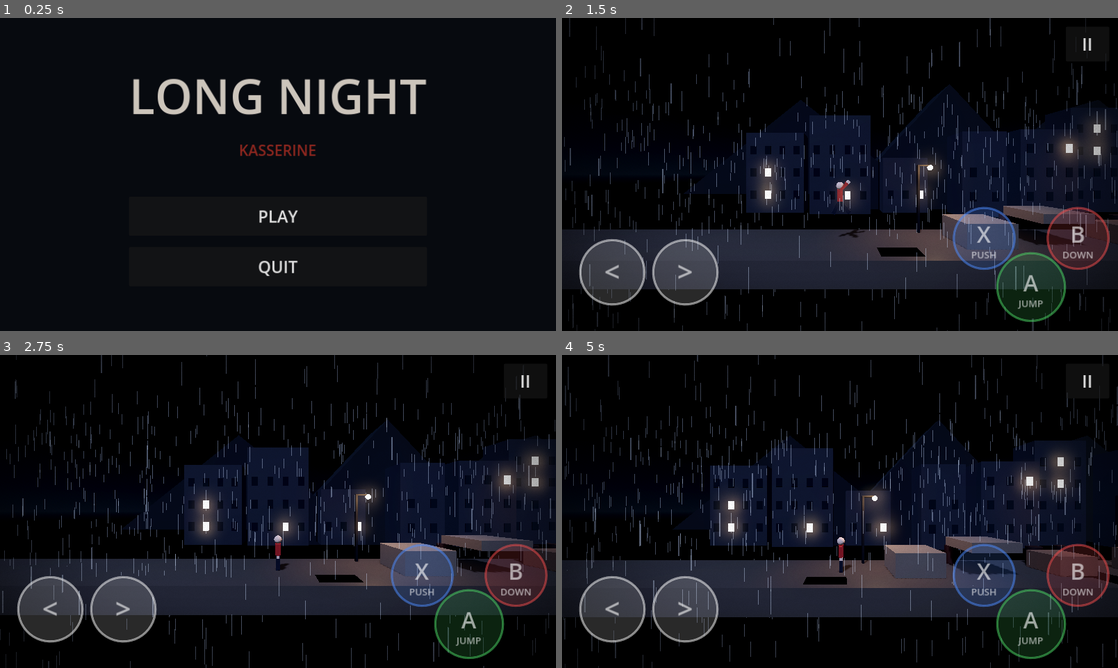
Above: before the commit, frames 1-4 (two rows, left to right).
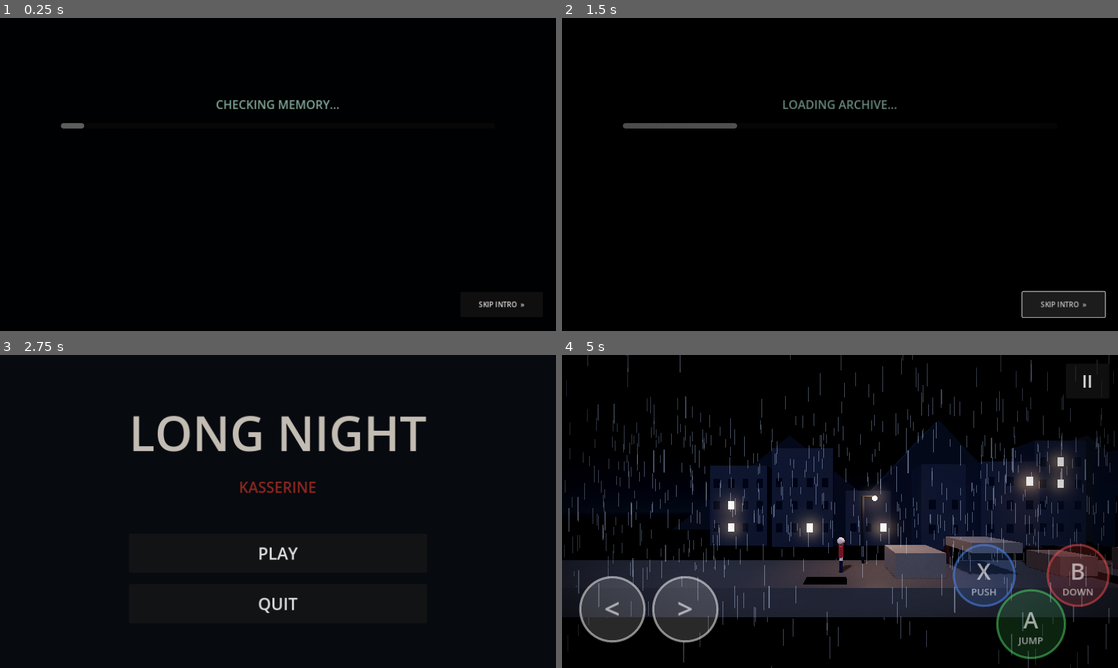
Above: after the commit, the same moments.

Repository: Gass-OS/long-night
Game: Godot game, scene res://intro.tscn
Two runs of this game, one before a commit and one after it. Both use one fixed random seed, a clock stepped at 60 frames per second and the inputs below. Before the commit the project starts from res://menu.tscn.
Inputs (mouse positions are in pixels of both pictures, inside the frame that each line leads up to):
- Up to frame 1 (0.25 s): no input
- Up to frame 2 (1.5 s): click (840, 215) at 0.5 s, where only the run before the commit has a clickable "PLAY"; click (1062, 305) at 1.25 s, where only the run after the commit has a clickable "SKIP INTRO »"
- Up to frame 3 (2.75 s): click (500, 642) at 2 s, where only the run after the commit has a clickable "SKIP INTRO »"
- Up to frame 4 (5 s): click (840, 552) at 2.75 s, where only the run after the commit has a clickable "PLAY"; move the mouse to (962, 495) at 3.52 s; hold Right 3.53-4.25 s; hold E 3.53-4.25 s; click (962, 495) at 3.67 s; tap Space at 3.77 s; drag from (728, 527) to (812, 574) at 4.27 s

The runs differ from the first frame. In frame 1, 3.6% of the frame differs, in the area x 10-95%, y 19-93%; in frame 2, 41%, in the area x 0-100%, y 0-100%; in frame 3, 35%; in frame 4, 6.3%.

Commit message:
Step 8: cinematic 1980 Kasserine horror intro

Diff:
--- /dev/null
+++ b/intro.gd
@@ -0,0 +1,257 @@
+extends Control
+
+var transitioning := false
+var narration_player: AudioStreamPlayer
+var story_label: Label
+var title_label: Label
+var boot_label: Label
+var progress_bar: ProgressBar
+var skip_button: Button
+
+const CRT_SHADER := """
+shader_type canvas_item;
+
+void fragment() {
+    float scan = 0.96 + 0.04 * sin(UV.y * 720.0 * 3.14159);
+    float noise = fract(
+        sin(dot(
+            UV * vec2(1280.0, 720.0) + vec2(TIME * 17.0, TIME * 31.0),
+            vec2(12.9898, 78.233)
+        )) * 43758.5453
+    );
+
+    float vignette = smoothstep(
+        0.85, 0.20,
+        length((UV - vec2(0.5)) * vec2(1.2, 1.0))
+    );
+
+    float alpha = clamp(0.07 + noise * 0.045 + (1.0 - vignette) * 0.12, 0.0, 0.22);
+    COLOR = vec4(vec3(0.0), alpha * scan);
+}
+"""
+
+
+func _ready() -> void:
+    process_mode = Node.PROCESS_MODE_ALWAYS
+    get_tree().paused = false
+    get_tree().set_quit_on_go_back(true)
+    set_anchors_and_offsets_preset(Control.PRESET_FULL_RECT)
+
+    _build_screen()
+    call_deferred("_play_sequence")
+
+
+func _build_screen() -> void:
+    var bg := ColorRect.new()
+    bg.color = Color(0.003, 0.004, 0.009)
+    bg.set_anchors_and_offsets_preset(Control.PRESET_FULL_RECT)
+    add_child(bg)
+
+    var center := CenterContainer.new()
+    center.set_anchors_and_offsets_preset(Control.PRESET_FULL_RECT)
+    add_child(center)
+
+    var column := VBoxContainer.new()
+    column.alignment = BoxContainer.ALIGNMENT_CENTER
+    column.add_theme_constant_override("separation", 24)
+    center.add_child(column)
+
+    boot_label = Label.new()
+    boot_label.text = "GASS OS // INITIALIZING"
+    boot_label.horizontal_alignment = HORIZONTAL_ALIGNMENT_CENTER
+    boot_label.add_theme_font_size_override("font_size", 27)
+    boot_label.add_theme_color_override("font_color", Color(0.55, 0.72, 0.65))
+    column.add_child(boot_label)
+
+    progress_bar = ProgressBar.new()
+    progress_bar.custom_minimum_size = Vector2(440, 12)
+    progress_bar.show_percentage = false
+    column.add_child(progress_bar)
+
+    title_label = Label.new()
+    title_label.horizontal_alignment = HORIZONTAL_ALIGNMENT_CENTER
+    title_label.add_theme_font_size_override("font_size", 64)
+    title_label.add_theme_color_override("font_color", Color(0.83, 0.81, 0.76))
+    title_label.modulate.a = 0.0
+    column.add_child(title_label)
+
+    story_label = Label.new()
+    story_label.custom_minimum_size = Vector2(1000, 150)
+    story_label.horizontal_alignment = HORIZONTAL_ALIGNMENT_CENTER
+    story_label.vertical_alignment = VERTICAL_ALIGNMENT_CENTER
+    story_label.autowrap_mode = TextServer.AUTOWRAP_WORD_SMART
+    story_label.add_theme_font_size_override("font_size", 29)
+    story_label.add_theme_color_override("font_color", Color(0.82, 0.80, 0.75))
+    story_label.modulate.a = 0.0
+    column.add_child(story_label)
+
+    var shader := Shader.new()
+    shader.code = CRT_SHADER
+
+    var overlay := ColorRect.new()
+    overlay.set_anchors_and_offsets_preset(Control.PRESET_FULL_RECT)
+    overlay.mouse_filter = Control.MOUSE_FILTER_IGNORE
+
+    var shader_material := ShaderMaterial.new()
+    shader_material.shader = shader
+    overlay.material = shader_material
+    add_child(overlay)
+
+    skip_button = Button.new()
+    skip_button.text = "SKIP INTRO  »"
+    skip_button.custom_minimum_size = Vector2(190, 58)
+    skip_button.anchor_left = 1.0
+    skip_button.anchor_right = 1.0
+    skip_button.anchor_top = 1.0
+    skip_button.anchor_bottom = 1.0
+    skip_button.offset_left = -220
+    skip_button.offset_right = -30
+    skip_button.offset_top = -90
+    skip_button.offset_bottom = -32
+    skip_button.pressed.connect(_skip_intro)
+    add_child(skip_button)
+
+    narration_player = AudioStreamPlayer.new()
+    narration_player.volume_db = -2.0
+    add_child(narration_player)
+
+
+func _play_sequence() -> void:
+    # OLD COMPUTER BOOT
+    boot_label.text = "GASS OS // SYSTEM STARTUP"
+
+    for i in range(101):
+        if transitioning:
+            return
+
+        progress_bar.value = i
+        if i < 25:
+            boot_label.text = "CHECKING MEMORY..."
+        elif i < 55:
+            boot_label.text = "LOADING ARCHIVE..."
+        elif i < 85:
+            boot_label.text = "RESTORING KASSERINE RECORDS..."
+        else:
+            boot_label.text = "SIGNAL FOUND // 1980"
+
+        await get_tree().create_timer(0.035).timeout
+
+    await get_tree().create_timer(0.7).timeout
+    if transitioning:
+        return
+
+    # PRODUCTION CARD
+    boot_label.text = ""
+    progress_bar.visible = false
+
+    title_label.text = "A GASS OS PRODUCTION"
+    await _show_title()
+    await get_tree().create_timer(1.3).timeout
+    if transitioning:
+        return
+    await _hide_title()
+
+    # FILM TITLE
+    title_label.text = "KASSERINE CITY"
+    await _show_title()
+    await get_tree().create_timer(1.0).timeout
+    if transitioning:
+        return
+
+    title_label.text = "TUNISIA  //  1980"
+    await get_tree().create_timer(1.8).timeout
+    if transitioning:
+        return
+    await _hide_title()
+
+    # NARRATION
+    await _start_story()
+
+
+func _show_title() -> void:
+    var tw := create_tween()
+    tw.tween_property(title_label, "modulate:a", 1.0, 1.2)
+    await tw.finished
+
+
+func _hide_title() -> void:
+    var tw := create_tween()
+    tw.tween_property(title_label, "modulate:a", 0.0, 0.9)
+    await tw.finished
+
+
+func _start_story() -> void:
+    if transitioning:
+        return
+
+    title_label.text = "AN OLD STORY"
+
+    var tw := create_tween()
+    tw.tween_property(title_label, "modulate:a", 1.0, 0.8)
+    await tw.finished
+
+    if transitioning:
+        return
+
+    var voice := load("res://assets/audio/intro_narration.wav")
+    if voice is AudioStream:
+        narration_player.stream = voice
+        narration_player.play()
+
+    var lines := [
+        "I still remember Kasserine in 1980...",
+        "A quiet city beneath the mountains. A place where everyone knew their neighbours.",
+        "But when the lights went out, strange things began happening after midnight.",
+        "People disappeared. Doors were left open. And the old streets fell silent.",
+        "Nobody believed the warnings. Until that night..."
+    ]
+
+    for line in lines:
+        if transitioning:
+            return
+
+        story_label.text = line
+        story_label.modulate.a = 0.0
+
+        var caption_tween := create_tween()
+        caption_tween.tween_property(story_label, "modulate:a", 1.0, 0.65)
+        await caption_tween.finished
+
+        await get_tree().create_timer(3.2).timeout
+
+        if transitioning:
+            return
+
+        var fade_tween := create_tween()
+        fade_tween.tween_property(story_label, "modulate:a", 0.0, 0.45)
+        await fade_tween.finished
+
+    await get_tree().create_timer(1.0).timeout
+    _finish_intro()
+
+
+func _skip_intro() -> void:
+    _finish_intro()
+
+
+func _finish_intro() -> void:
+    if transitioning:
+        return
+
+    transitioning = true
+
+    if narration_player != null:
+        narration_player.stop()
+
+    var fade := ColorRect.new()
+    fade.color = Color.BLACK
+    fade.set_anchors_and_offsets_preset(Control.PRESET_FULL_RECT)
+    fade.modulate.a = 0.0
+    fade.mouse_filter = Control.MOUSE_FILTER_IGNORE
+    add_child(fade)
+
+    var tw := create_tween()
+    tw.tween_property(fade, "modulate:a", 1.0, 1.0)
+    await tw.finished
+
+    get_tree().change_scene_to_file("res://menu.tscn")
--- /dev/null
+++ b/intro.tscn
@@ -0,0 +1,12 @@
+[gd_scene load_steps=2 format=3]
+
+[ext_resource type="Script" path="res://intro.gd" id="1"]
+
+[node name="Intro" type="Control"]
+layout_mode = 3
+anchors_preset = 15
+anchor_right = 1.0
+anchor_bottom = 1.0
+grow_horizontal = 2
+grow_vertical = 2
+script = ExtResource("1")
--- a/project.godot
+++ b/project.godot
@@ -4,7 +4,7 @@
 
 config/name="Long Night"
 config/icon="res://icon.svg"
-run/main_scene="res://menu.tscn"
+run/main_scene="res://intro.tscn"
 config/features=PackedStringArray("4.3", "Mobile")
 
 [display]
